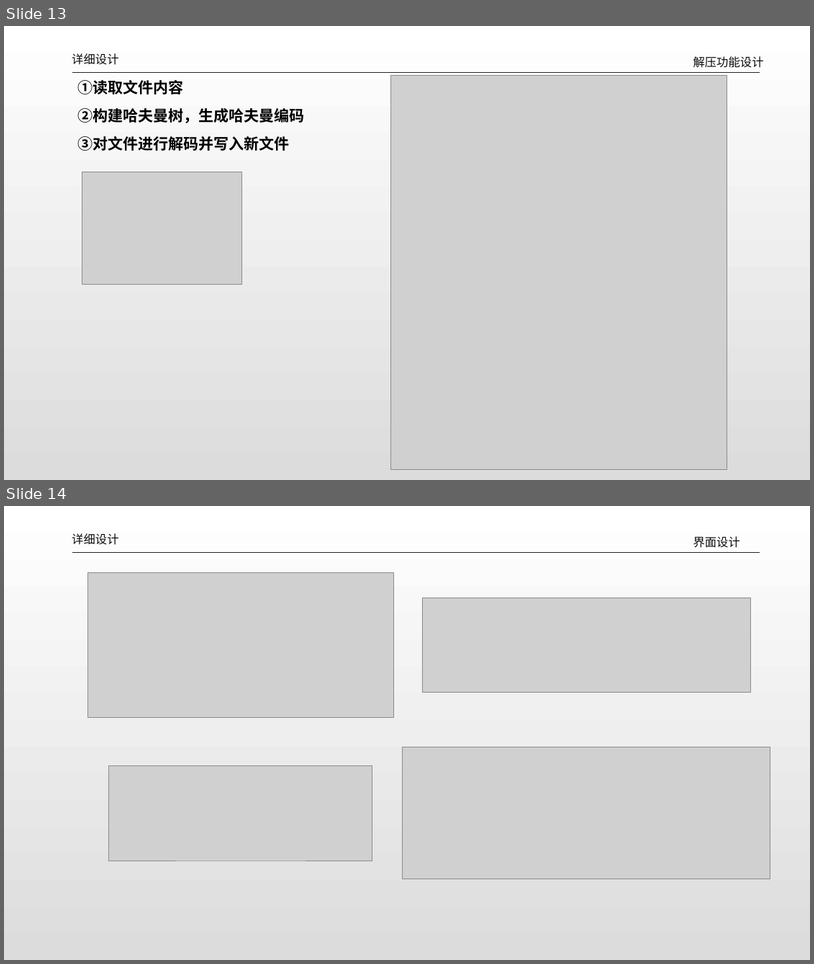
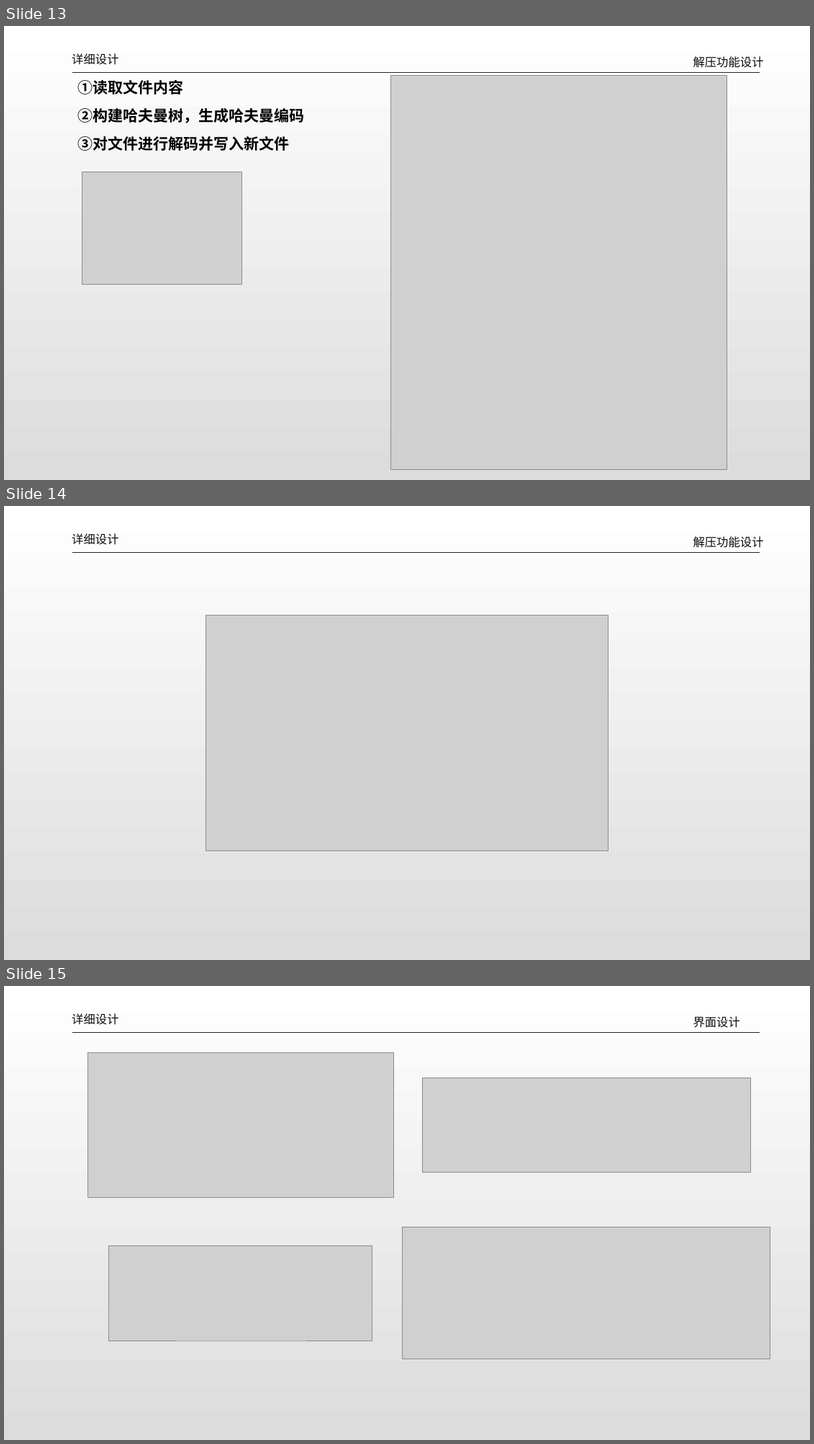
Before and after one commit to dlct-wzx/data-structure-practice, a slide deck: 答辩ppt.pptx. Shown one above the other, each under a label of ours: slides 13 and 14 before the commit, slides 13, 14 and 15 after it. The pictures are 814x964 and 814x1444 pixels, drawn with LibreOffice and Linux fonts; fonts in the diff are those of the drawing; grey boxes stand for pictures. Boxes give left, top, right and bottom in pixels: in the first picture for what was removed or moved away, otherwise in the second. Text is boxed around its words. In the diff, an @@ line names an element or a change of style, - is before the commit and + after.

```diff
--- a/答辩ppt.pptx
+++ b/答辩ppt.pptx
@@ slide 14 added at (x1=4, y1=506, x2=810, y2=960), background gradient #FFFFFF to #DCDCDC @@
@@ text added at (x1=72, y1=533, x2=118, y2=545), 14 pt, text #0D0D0D @@
+详细设计
@@ text added at (x1=694, y1=536, x2=764, y2=548), 14 pt, text #0D0D0D @@
+解压功能设计
@@ line added from (72, 552) to (760, 552), #262626 0.5 pt @@
@@ picture added at (x1=206, y1=615, x2=609, y2=851) @@
@@ what was slide 14 is now slide 15 @@
```
Also in this commit, not shown: 2 slides changed, 12 other files.
